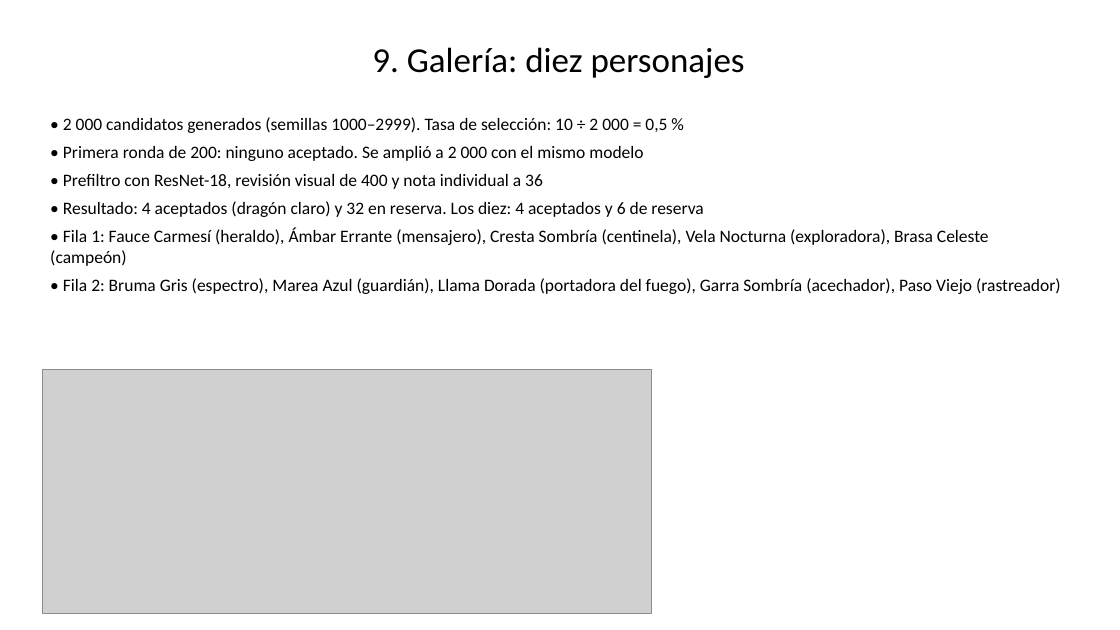
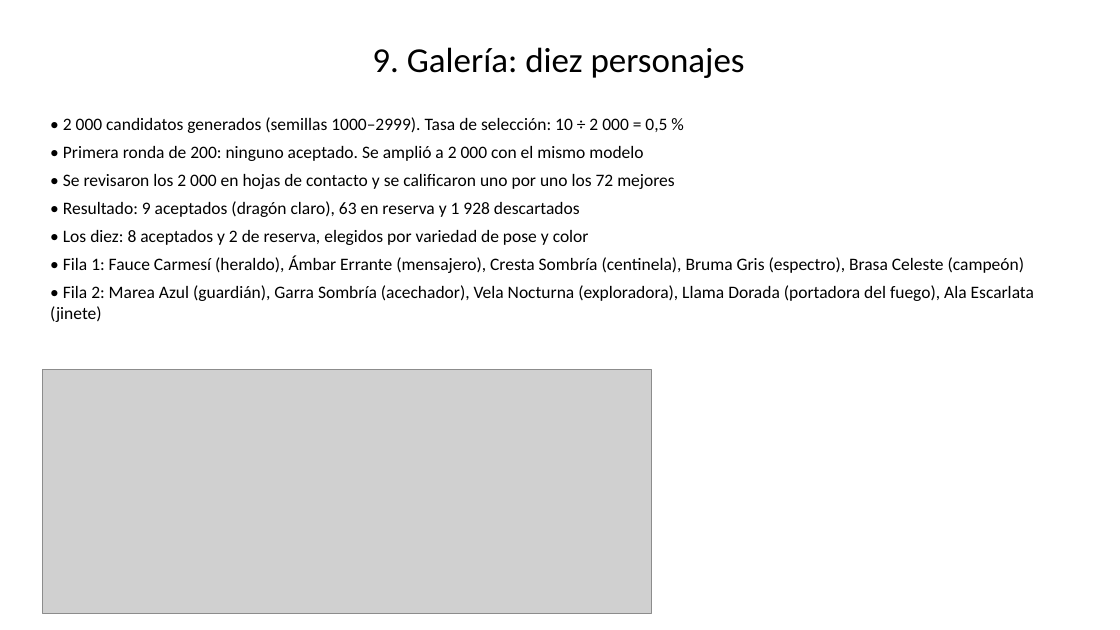
Before and after one commit to DannyEst6109/Proyecto-2---GAN---Deep-Learning, a slide deck: slide 9 of presentacion.pptx. Drawn at 1120x630 pixels with LibreOffice and Linux fonts; fonts in the diff are those of the drawing; grey boxes stand for pictures. Boxes give left, top, right and bottom in pixels: in the first picture for what was removed or moved away, otherwise in the second. Text is boxed around its words. In the diff, an @@ line names an element or a change of style, - is before the commit and + after.

```diff
--- a/presentacion.pptx
+++ b/presentacion.pptx
@@ text at [50, 174, 1034, 322]: text changed @@
-• Prefiltro con ResNet-18, revisión visual de 400 y nota individual a 36
-• Resultado: 4 aceptados (dragón claro) y 32 en reserva. Los diez: 4 aceptados y 6 de reserva
-• Fila 1: Fauce Carmesí (heraldo), Ámbar Errante (mensajero), Cresta Sombría (centinela), Vela Nocturna (exploradora), Brasa Celeste (campeón)
-• Fila 2: Bruma Gris (espectro), Marea Azul (guardián), Llama Dorada (portadora del fuego), Garra Sombría (acechador), Paso Viejo (rastreador)
+• Se revisaron los 2 000 en hojas de contacto y se calificaron uno por uno los 72 mejores
+• Resultado: 9 aceptados (dragón claro), 63 en reserva y 1 928 descartados
+• Los diez: 8 aceptados y 2 de reserva, elegidos por variedad de pose y color
+• Fila 1: Fauce Carmesí (heraldo), Ámbar Errante (mensajero), Cresta Sombría (centinela), Bruma Gris (espectro), Brasa Celeste (campeón)
+• Fila 2: Marea Azul (guardián), Garra Sombría (acechador), Vela Nocturna (exploradora), Llama Dorada (portadora del fuego), Ala Escarlata (jinete)
```
Also in this commit, not shown: 4 other slides changed, 3 other files.
